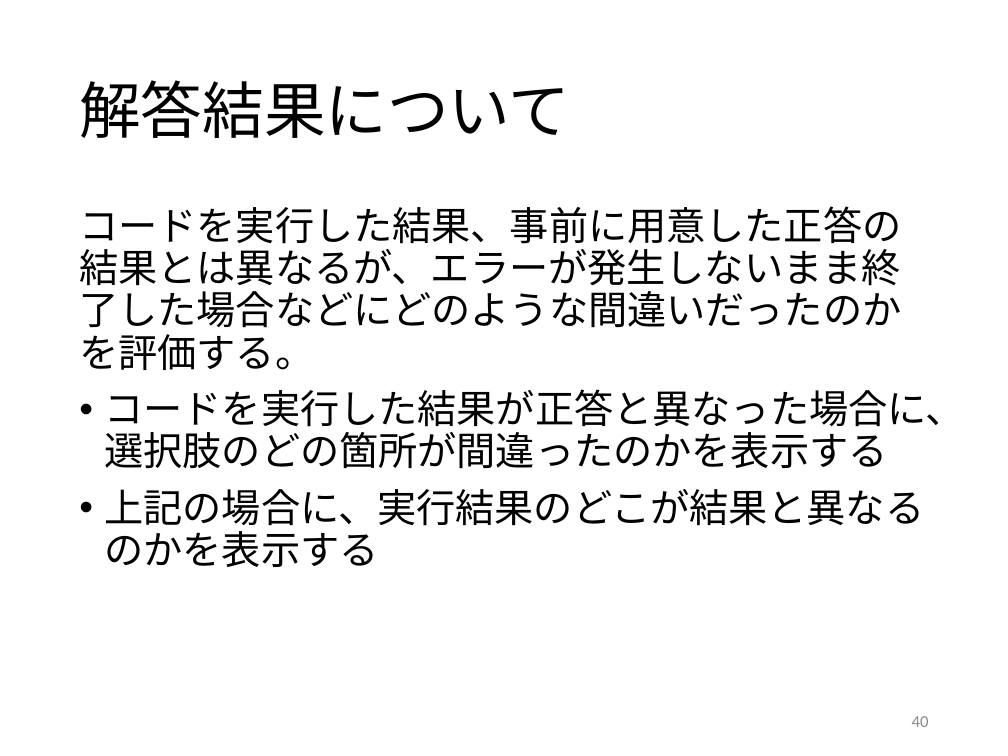
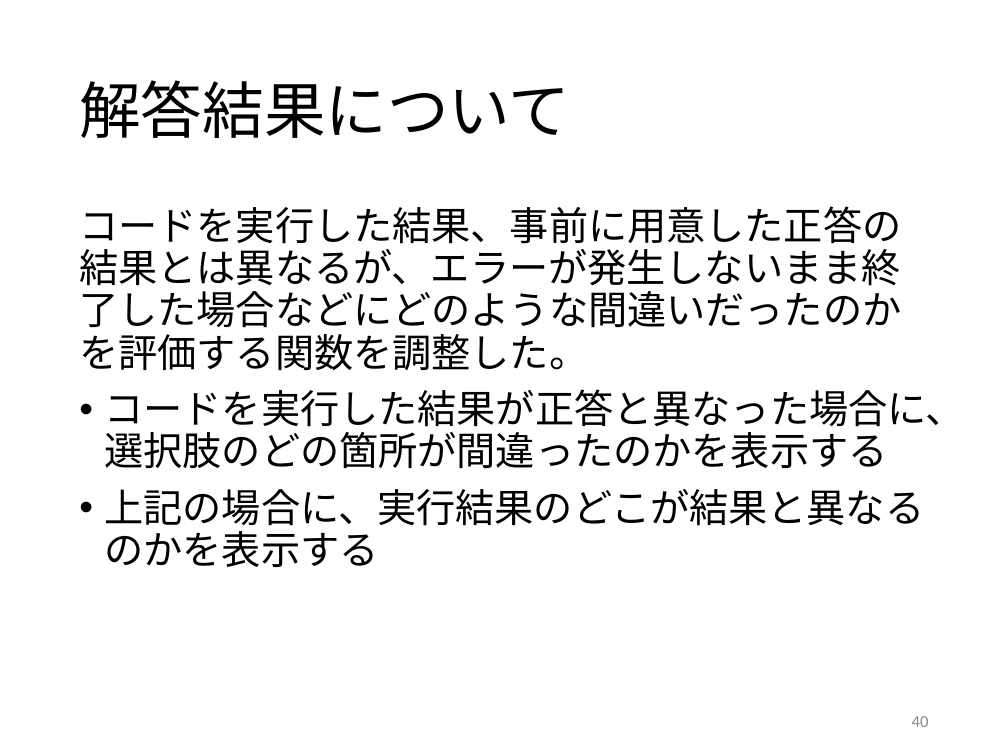
Before and after one commit to kait-takanolab/1821121-shimaoka-thesis, a slide deck: slide 40 of 1821121_shimaoka_sotsuken.pptx. Drawn at 1008x756 pixels with LibreOffice and Linux fonts; fonts in the diff are those of the drawing. Boxes give left, top, right and bottom in pixels: in the first picture for what was removed or moved away, otherwise in the second. Text is boxed around its words. In the diff, an @@ line names an element or a change of style, - is before the commit and + after.

```diff
--- a/1821121_shimaoka_sotsuken.pptx
+++ b/1821121_shimaoka_sotsuken.pptx
@@ text at [79, 206, 901, 371]: text changed @@
-コードを実行した結果、事前に用意した正答の結果とは異なるが、エラーが発生しないまま終了した場合などにどのような間違いだったのかを評価する。
+コードを実行した結果、事前に用意した正答の結果とは異なるが、エラーが発生しないまま終了した場合などにどのような間違いだったのかを評価する関数を調整した。
```
Also in this commit, not shown: 4 other slides changed, 2 slides added, 2 other files.
